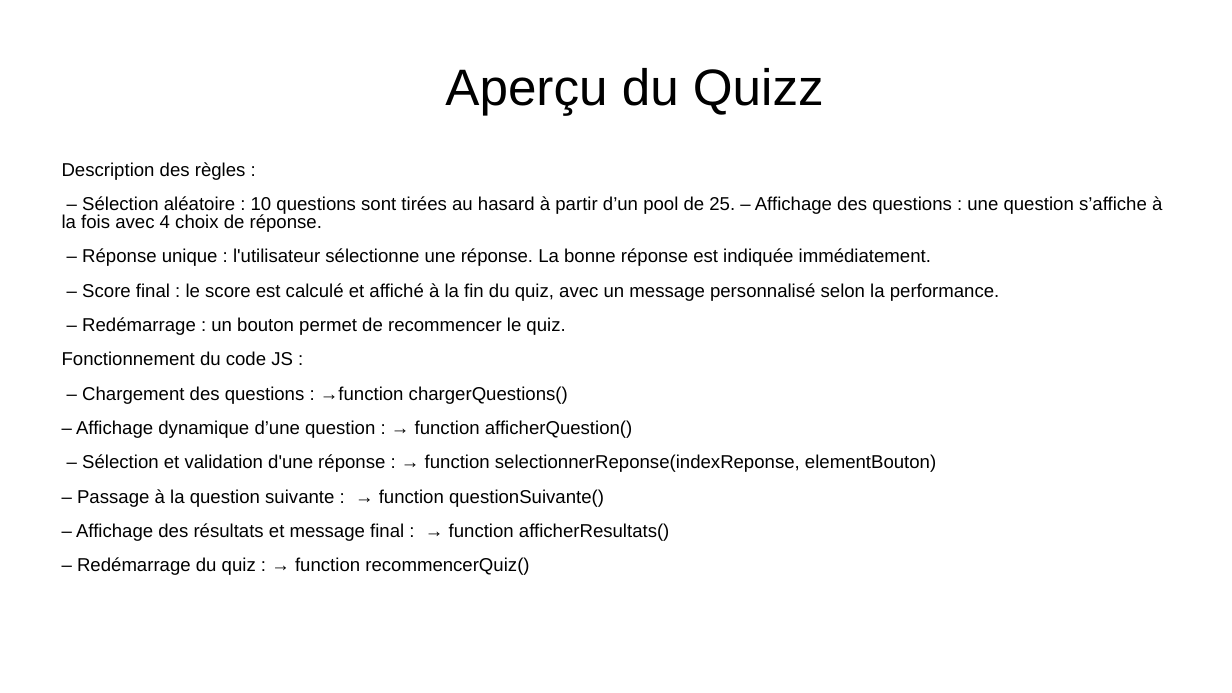
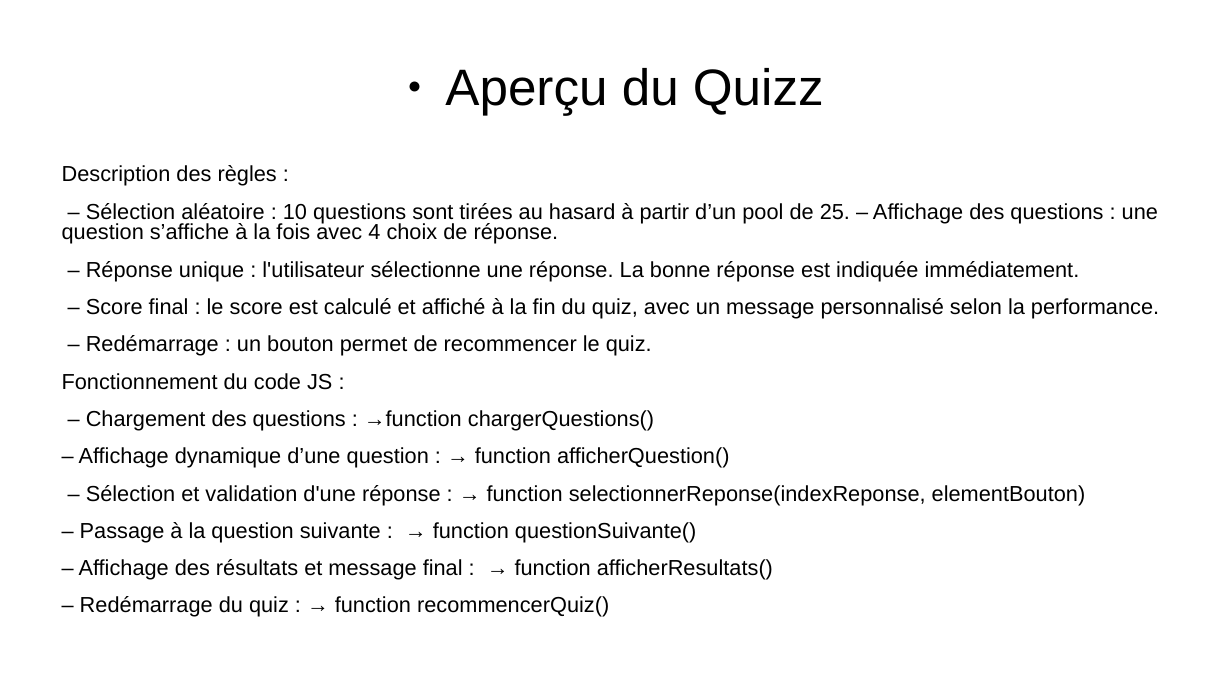
Before and after one commit to Cboukhal/projet_groupe, a slide deck: slide 7 of Camil/powerpoint/powerpoint_prototype.odp. Drawn at 1232x693 pixels with LibreOffice and Linux fonts; fonts in the diff are those of the drawing; background and template pictures are left out. Boxes give left, top, right and bottom in pixels: in the first picture for what was removed or moved away, otherwise in the second. Text is boxed around its words. In the diff, an @@ line names an element or a change of style, - is before the commit and + after.

```diff
--- a/Camil/powerpoint/powerpoint_prototype.odp
+++ b/Camil/powerpoint/powerpoint_prototype.odp
@@ title "Aperçu du Quizz" at [445, 68, 824, 116]: bullet colour #FFFFFF to #000000 @@
@@ text "Description des règles :" at [62, 165, 1159, 617]: size 12 to 14 pt @@
```
Also in this commit, not shown: 11 other slides changed, 2 slides added, 1 slide removed, 1 other file.
